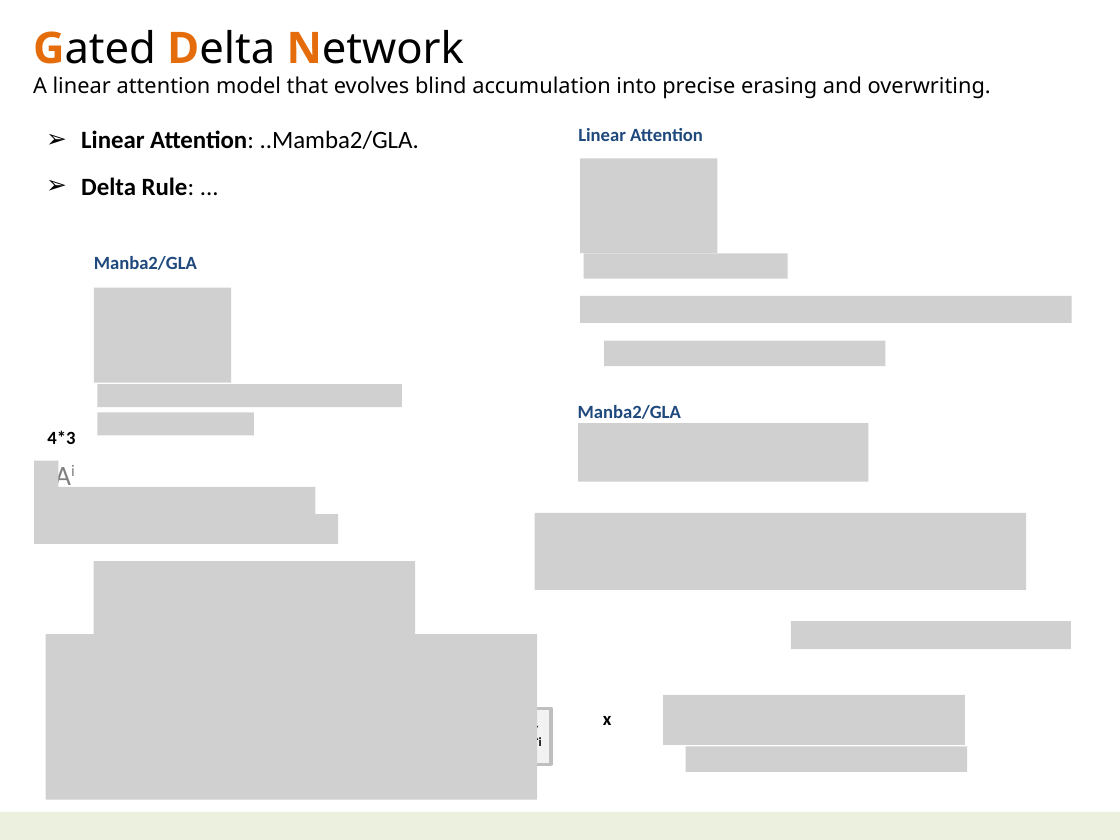
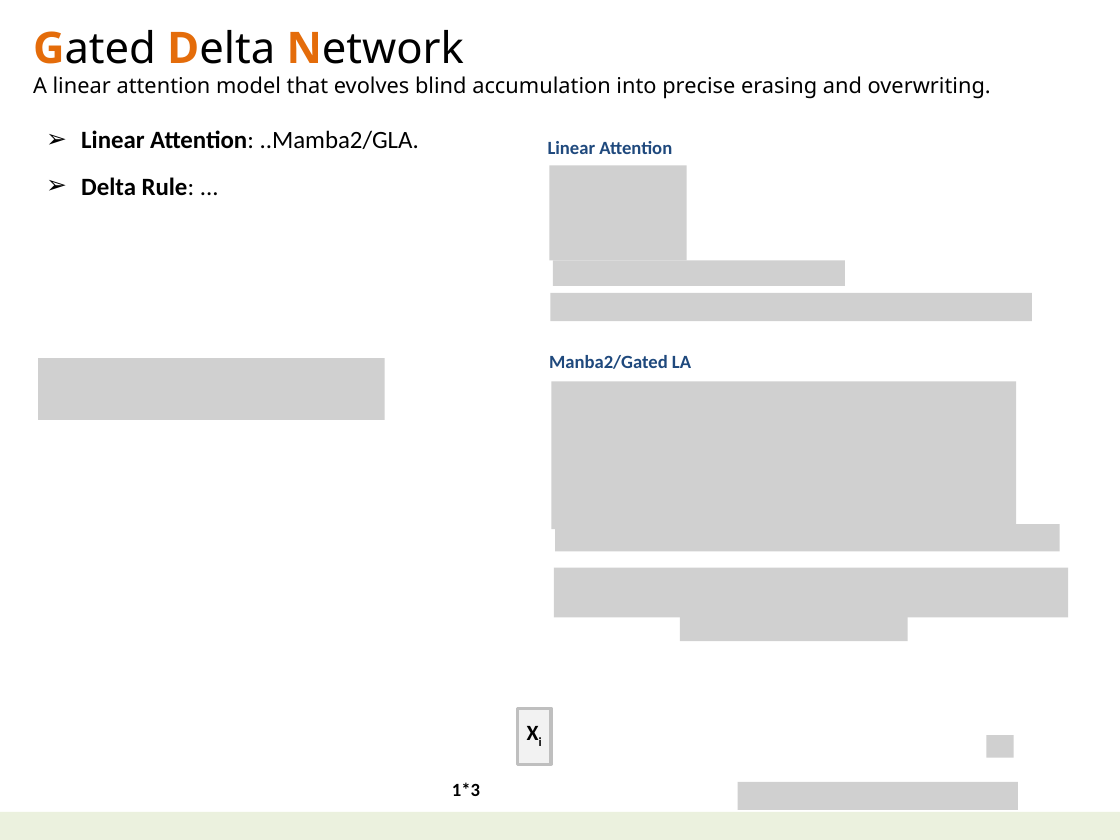
Before and after one commit to navibator/crazy-ai, a slide deck: slide 5 of temp.pptx. Drawn at 1120x840 pixels with LibreOffice and Linux fonts; fonts in the diff are those of the drawing; grey boxes stand for pictures. Boxes give left, top, right and bottom in pixels: in the first picture for what was removed or moved away, otherwise in the second. Text is boxed around its words. In the diff, an @@ line names an element or a change of style, - is before the commit and + after.

Commit message:
GLA

```diff
--- a/temp.pptx
+++ b/temp.pptx
@@ text "Linear Attention": place and size @@
-text "Linear Attention" at [578,128,703,141]
+text "Linear Attention" at [548,141,672,154]
@@ picture: place and size @@
-picture at [580,158,718,253]
+picture at [550,166,688,261]
@@ text removed at [94,256,197,270] @@
-Manba2/GLA
@@ picture: place and size @@
-picture at [584,253,787,279]
+picture at [553,260,846,286]
@@ picture removed at [94,288,232,383] @@
@@ picture: place and size @@
-picture at [580,296,1072,323]
+picture at [550,293,1032,321]
@@ picture added at [38,358,384,420] @@
@@ text at [549,355,691,369]: text changed @@
-Manba2/GLA
+Manba2/Gated LA
@@ picture removed at [604,340,885,366] @@
@@ picture removed at [97,384,402,408] @@
@@ picture added at [551,382,1016,530] @@
@@ picture removed at [97,412,254,436] @@
@@ text removed at [47,430,75,444] @@
-4*3
@@ picture removed at [578,423,868,482] @@
@@ picture removed at [34,460,58,487] @@
@@ text removed at [46,456,85,493] @@
-Ai
@@ picture removed at [34,487,315,514] @@
@@ picture removed at [34,514,337,544] @@
@@ picture: place and size @@
-picture at [534,513,1026,590]
+picture at [556,524,1061,551]
@@ picture removed at [94,561,416,636] @@
@@ picture added at [554,568,1068,618] @@
@@ picture added at [680,616,907,642] @@
@@ picture removed at [46,634,538,800] @@
@@ picture removed at [94,656,374,684] @@
@@ text removed at [603,716,612,725] @@
-x
@@ picture removed at [663,694,964,745] @@
@@ picture removed at [685,746,967,772] @@
@@ picture added at [987,735,1014,757] @@
@@ picture: place and size @@
-picture at [791,622,1071,650]
+picture at [738,782,1018,810]
```
Also in this commit, not shown: 1 other slide changed.
